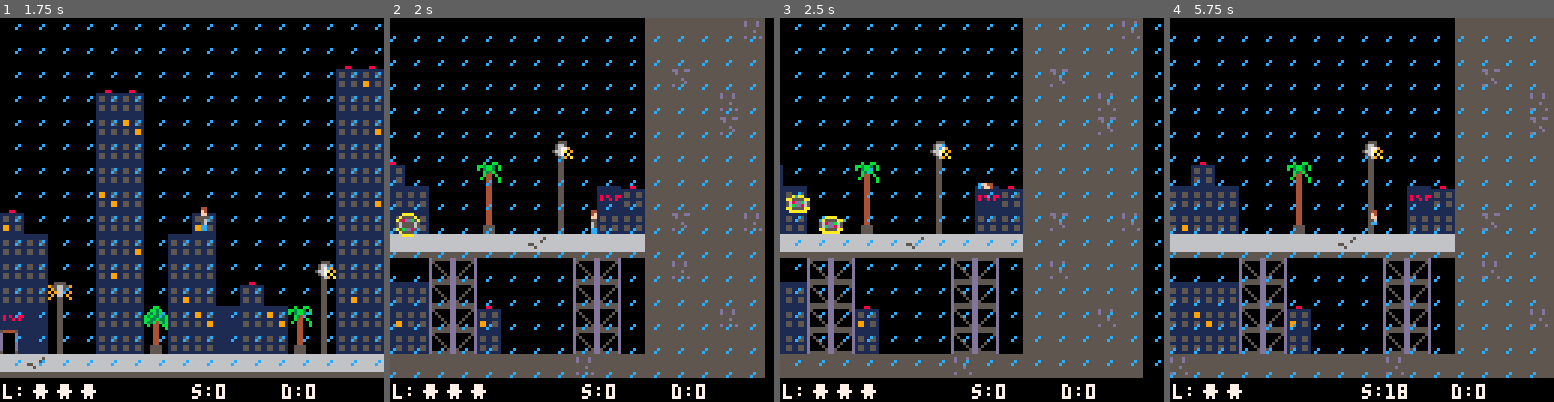
Above: before the commit, frames 1-4 (left to right).
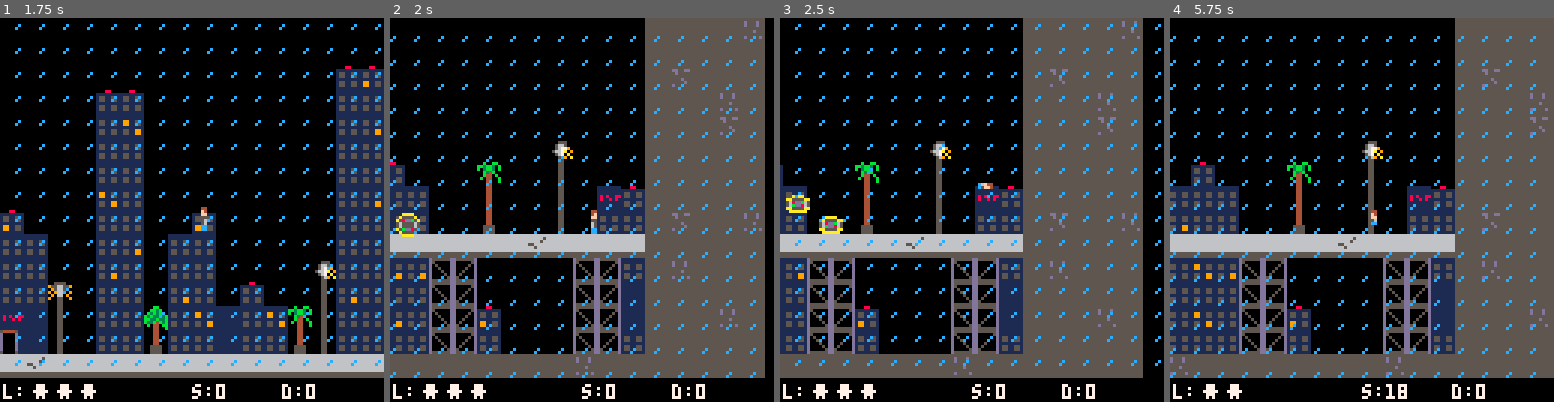
Above: after the commit, the same moments.

Repository: jflores82/data-filch
Game: PICO-8 cartridge df_01.p8
Same seed, same stepped clock (60 frames per second), same inputs: the game is played once before the commit and once after it.
Inputs:
- Up to frame 1 (1.75 s): tap X (X key) at 0.33, 1.07 s; tap O (Z key) at 0.7, 1.7 s; hold Right from 1.6 s (still down)
- Up to frame 2 (2 s): keep holding Right; tap X (X key) at 1.85 s
- Up to frame 3 (2.5 s): release Right at 2.1 s; tap O (Z key) at 2.1 s; hold Up 2.15-2.42 s; hold Right from 2.47 s (still down)
- Up to frame 4 (5.75 s): tap O (Z key) every 0.4 s from 2.5 to 5.7 s; tap X (X key) at 2.97, 4.08, 5.2 s; release Right at 3.03 s; hold Left 3.08-3.58 s; hold Down 3.63-3.97 s; hold Right 4.02-4.68 s; hold Up 4.73-5.03 s; hold Left 5.08-5.68 s; hold Down from 5.73 s (still down)

Frame 1 is identical in both runs. In frame 2, 2.1% of the frame differs, in the area x 0-67%, y 62-88%; in frame 3, 1.9%; in frame 4, 2.6%, in the area x 0-75%, y 62-88%.

Commit message:
feat: music routines.
Feature: Added 1 song and the music control routines.

Diff:
--- a/df_01.p8
+++ b/df_01.p8
@@ -935,6 +935,19 @@
 
 end
 
+function music_play(musici)
+	musici = musici or 20
+	music(-1)
+	if(player_general.music == 1) then
+		music(musici)
+	end
+
+	-- Music List:
+	-- 00 : Title Screen
+
+
+end
+
 function debug_side()
 	local camx = player_side.x - 64
 	local camy = player_side.y - 64
@@ -996,6 +1009,7 @@
 	[1] = { -- title screen
 		enter = function(self)
 			self.i = 0
+			music_play(0)
 		end,
 
 		update = function(self)
@@ -1278,13 +1292,19 @@
 
 			if(btnp(0)) then
 				sfx_play(4)
-				if(self.i == 0) then player_general.music = 0 end
+				if(self.i == 0) then
+					player_general.music = 0
+					music_play(-1)
+				end
 				if(self.i == 1) then player_general.sfx = 0 end
 			end
 
 			if(btnp(1)) then
 				sfx_play(1)
-				if(self.i == 0) then player_general.music = 1 end
+				if(self.i == 0) then
+					player_general.music = 1
+					music_play(0)
+				end
 				if(self.i == 1) then player_general.sfx = 1 end
 			end
 		end,
@@ -1498,10 +1518,10 @@
 61616161666300000000000000006364636363610064666300004a007900636363004a7b00636463634a0063636300780000004a780063636300007800004a00686570707070700000000000000000000000000000000000000000000000000000000000000000000000000000000000000000000000000000000000000000ff
 67616100636300006700000000006363636364610063636300004a007777636463004a7700636363644a0066636400770000004a770064636300007700004a00636370717070720000000000000000000000000000000000000000000000000000000000000000000000000000000000000000000000000000000000000000ff
 6363000063640063630000007f7f6363636363000063636300404140404140404040404040404041404040404041404040404040404040404040404040414040404070707070700000000000000000000000000000000000000000000000000000000000000000000000000000000000000000000000000000000000000000ff
-636300006463006363000000004b6363646363000064636340617374616161616161616173746161617374616161747374616161616161616173746161616173746170727070700000000000000000000000000000000000000000000000000000000000000000000000000000000000000000000000000000000000000000ff
-63634c006363006463006500004a64636363637a00636340740073747f0063636300656773746363637374636363747374670000670063636373740000000073746170707070700000000000000000000000000000000000000000000000000000000000000000000000000000000000000000000000000000000000000000ff
-68624a0063637a63666263667b4a6363636363780063407374007374647f64636300636373746366637374646363747374636363630063666373746700000073746170707072700000000000000000000000000000000000000000000000000000000000000000000000000000000000000000000000000000000000000000ff
-50624a006363776363626363774a6363636463770040417374637374630063636300636373746363637374636363747374636366630063636373746300000073746170707070700000000000000000000000000000000000000000000000000000000000000000000000000000000000000000000000000000000000000000ff
+636300006463006363000000004b6363646363000064636340617374616163636361616173746364637374636364747374616161616163666473746161616173746370727070700000000000000000000000000000000000000000000000000000000000000000000000000000000000000000000000000000000000000000ff
+63634c006363006463006500004a64636363637a00636340740073747f0063636600656773746363637374636363747374670000670063636373740000000073746270707070700000000000000000000000000000000000000000000000000000000000000000000000000000000000000000000000000000000000000000ff
+68624a0063637a63666263667b4a6363636363780063407374007374647f64636300636373746366637374646363747374636363630063666373746700000073746270707072700000000000000000000000000000000000000000000000000000000000000000000000000000000000000000000000000000000000000000ff
+50624a006363776363626363774a6363636463770040417374637374630063636300636373746363637374636363747374636366630063636373746300000073746370707070700000000000000000000000000000000000000000000000000000000000000000000000000000000000000000000000000000000000000000ff
 4041404040404040404040404040404041404040407072707070707070707070727070707070707070707072707070707070707070707270707070707070707270707070707070ffffffffffffffffffffffffffffffffffffffffffffffffffffffffffffffffffffffffffffffffffffffffffffffffffffffffffffffffff
 ffffffffffffffffffffffffffffffffffffffffffffffffffffffffffffffffffffffffffffffffffffffffffffffffffffffffffffffffffffffffffffffffffffff00000000000000000000000000000000000000000000000000000000000000000000000000000000000000000000000000000000000000000000000000
 5a5f5f5f5f5f5f5f5f5f5f5f5f5f5f5b00000000000000000000000000000000000000000000000000000000000000000000000000000000000000000000000000000000000000000000000000000000000000000000000000000000000000000000000000000000000000000000000000000000000000000000000000000000
Not shown, changed: the music (__music__) section of df_01.p8
Not shown, changed: the sound effects (__sfx__) section of df_01.p8
